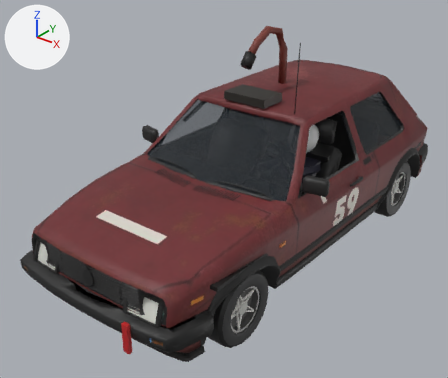
Two versions of the glTF model public/cars/field/models/59.glb, one commit apart.
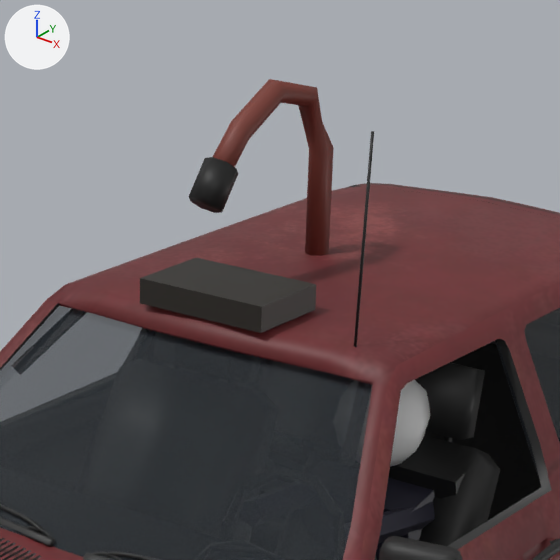
Each version appears first whole from a 50 mm camera at (2.88, -4.09, 2.94) aimed at (-0.11, -0.35, 0.62), and next in a close-up on the part from 40% to 81% of the width and 0% to 48% of the height. Arrows for +X, +Y and +Z are at upper left; the lights stay in place. The last two pictures show the newer version. Vertices at exactly the same position are counted once.

The first close-up shows 'body'.
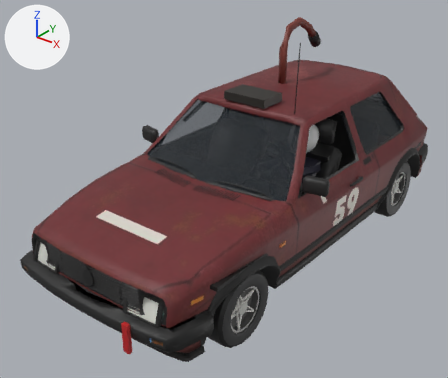
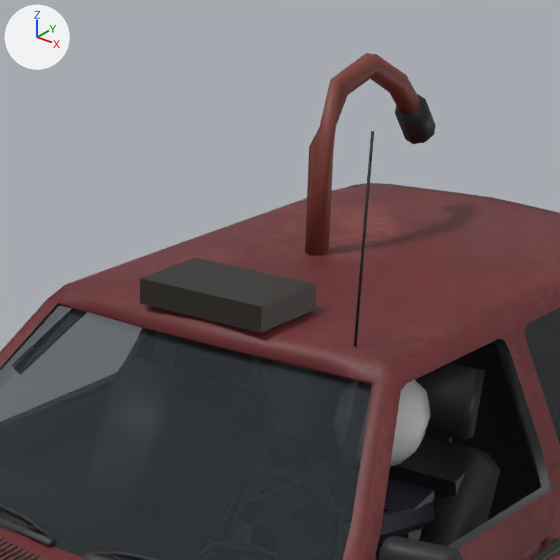
What differs and where, as boxes (x1, y1, x2, y2) in the close-ups (560 x 560 px; the box of a moved part takes in the faces that stretch with it):
'body', reshaped: before (0, 79, 560, 560); after (0, 53, 560, 560)
part 1 of me_body_mesh, moved or reshaped: before (189, 157, 238, 213); after (395, 94, 435, 144)
part 2 of me_body_mesh, moved or reshaped: before (213, 79, 333, 255); after (305, 53, 420, 255)

The change, as a diff of the scene's bpy script:
```diff
--- a/public/cars/field/models/59.glb.py
+++ b/public/cars/field/models/59.glb.py
@@ me_body_mesh @@
 me_body_mesh.from_pydata(...)  # 4888 vertices, 7346 faces; spans x -0.94..0.94, y -2.06..1.96, z 0.18..1.91
-me_body_mesh.vertices[2838].co = (-0.1, 0.43, 1.67)  # pixel (314, 152)
-me_body_mesh.vertices[2841].co = (-0.1, 0.5, 1.68)
-me_body_mesh.vertices[2844].co = (-0.06, 0.38, 1.84)  # pixel (318, 97)
-me_body_mesh.vertices[2845].co = (-0.08, 0.4, 1.86)  # pixel (317, 87)
-me_body_mesh.vertices[2846].co = (-0.12, 0.4, 1.86)  # pixel (306, 85)
-me_body_mesh.vertices[2847].co = (-0.14, 0.38, 1.84)
-me_body_mesh.vertices[2848].co = (-0.12, 0.36, 1.81)  # pixel (298, 104)
-me_body_mesh.vertices[2849].co = (-0.08, 0.36, 1.81)  # pixel (308, 106)
-me_body_mesh.vertices[2850].co = (-0.06, 0.22, 1.88)  # pixel (285, 92)
-me_body_mesh.vertices[2851].co = (-0.08, 0.22, 1.91)  # pixel (280, 80)
-me_body_mesh.vertices[2852].co = (-0.12, 0.22, 1.91)  # pixel (269, 79)
-me_body_mesh.vertices[2853].co = (-0.14, 0.22, 1.88)
-me_body_mesh.vertices[2854].co = (-0.12, 0.23, 1.84)
-me_body_mesh.vertices[2855].co = (-0.08, 0.23, 1.84)  # pixel (280, 102)
-me_body_mesh.vertices[2856].co = (-0.06, 0.06, 1.79)  # pixel (250, 132)
-me_body_mesh.vertices[2857].co = (-0.08, 0.05, 1.82)  # pixel (241, 123)
-me_body_mesh.vertices[2858].co = (-0.12, 0.05, 1.82)  # pixel (231, 121)
-me_body_mesh.vertices[2859].co = (-0.14, 0.06, 1.79)
-me_body_mesh.vertices[2860].co = (-0.12, 0.08, 1.77)
-me_body_mesh.vertices[2861].co = (-0.08, 0.08, 1.77)  # pixel (248, 139)
-me_body_mesh.vertices[2862].co = (-0.07, -0.04, 1.7)
-me_body_mesh.vertices[2863].co = (-0.08, -0.06, 1.72)
-me_body_mesh.vertices[2864].co = (-0.12, -0.06, 1.72)
-me_body_mesh.vertices[2865].co = (-0.13, -0.04, 1.7)
-me_body_mesh.vertices[2866].co = (-0.12, -0.02, 1.67)
-me_body_mesh.vertices[2867].co = (-0.08, -0.02, 1.67)
+# me_body_mesh part 1: the loose piece of 16 vertices spanning x -0.15..-0.05, y -0.13..0.02, z 1.59..1.75 is turned 180 degrees about the z axis through its middle, then moved by (0.0, 1.03, 0.0)
+# me_body_mesh part 2
+me_body_mesh.vertices[2838].co = (-0.1, 0.43, 1.68)  # pixel (314, 148)
+me_body_mesh.vertices[2841].co = (-0.1, 0.5, 1.67)
+me_body_mesh.vertices[2844].co = (-0.14, 0.54, 1.84)  # pixel (328, 85)
+me_body_mesh.vertices[2845].co = (-0.12, 0.52, 1.86)  # pixel (330, 79)
+me_body_mesh.vertices[2846].co = (-0.08, 0.52, 1.86)  # pixel (341, 80)
+me_body_mesh.vertices[2847].co = (-0.06, 0.54, 1.84)  # pixel (349, 88)
+me_body_mesh.vertices[2848].co = (-0.08, 0.56, 1.81)  # pixel (347, 95)
+me_body_mesh.vertices[2849].co = (-0.12, 0.56, 1.81)
+me_body_mesh.vertices[2850].co = (-0.14, 0.7, 1.88)
+me_body_mesh.vertices[2851].co = (-0.12, 0.71, 1.91)  # pixel (366, 52)
+me_body_mesh.vertices[2852].co = (-0.08, 0.71, 1.91)  # pixel (376, 54)
+me_body_mesh.vertices[2853].co = (-0.06, 0.7, 1.88)  # pixel (380, 65)
+me_body_mesh.vertices[2854].co = (-0.08, 0.7, 1.84)  # pixel (374, 75)
+me_body_mesh.vertices[2855].co = (-0.12, 0.7, 1.84)
+me_body_mesh.vertices[2856].co = (-0.14, 0.86, 1.79)
+me_body_mesh.vertices[2857].co = (-0.12, 0.88, 1.82)
+me_body_mesh.vertices[2858].co = (-0.08, 0.88, 1.82)  # pixel (406, 74)
+me_body_mesh.vertices[2859].co = (-0.06, 0.86, 1.79)  # pixel (407, 85)
+me_body_mesh.vertices[2860].co = (-0.08, 0.85, 1.77)  # pixel (399, 93)
+me_body_mesh.vertices[2861].co = (-0.12, 0.85, 1.77)  # pixel (389, 92)
+me_body_mesh.vertices[2862].co = (-0.13, 0.96, 1.7)
+me_body_mesh.vertices[2863].co = (-0.12, 0.98, 1.72)
+me_body_mesh.vertices[2864].co = (-0.08, 0.98, 1.72)
+me_body_mesh.vertices[2865].co = (-0.07, 0.96, 1.7)
+me_body_mesh.vertices[2866].co = (-0.08, 0.94, 1.67)
+me_body_mesh.vertices[2867].co = (-0.12, 0.94, 1.67)
 me_body_mesh.materials.append(mat_car59_livery)
```
